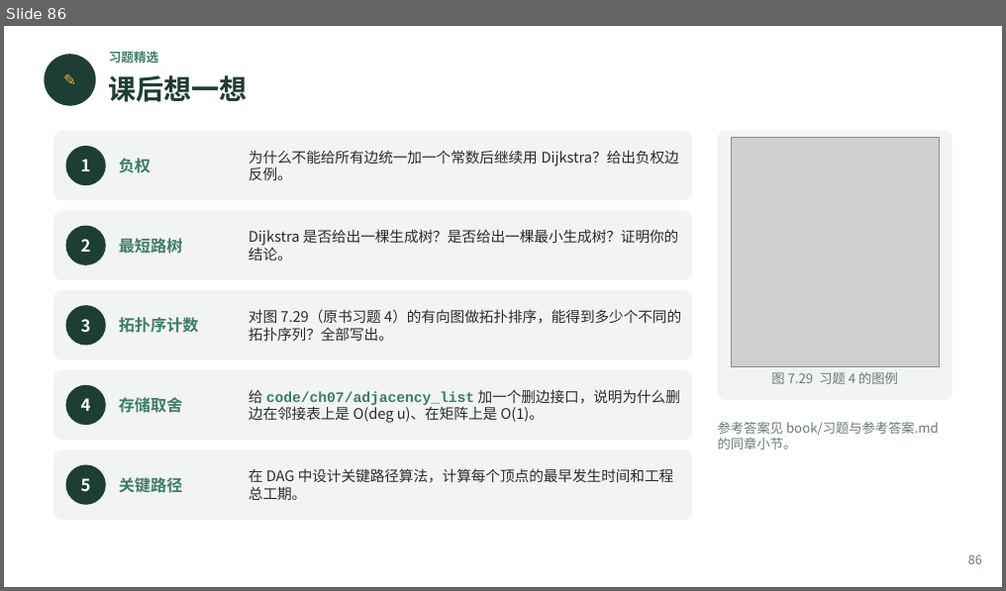
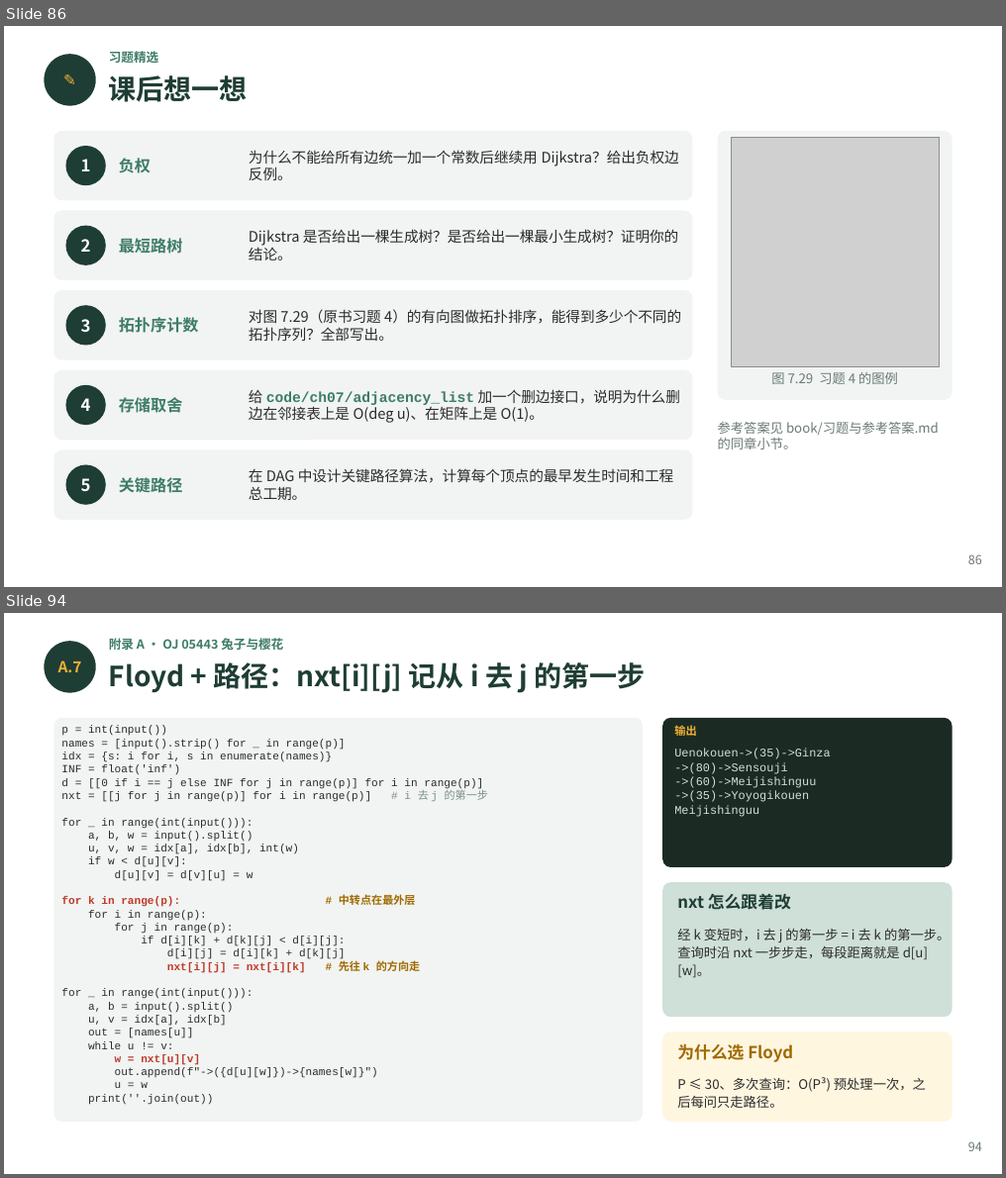
Before and after one commit to GMyhf/2026fall-cs201, a slide deck: courseware/202609_DSA_07_Graph.pptx. Shown one above the other, each under a label of ours: slide 86 before the commit, slides 86 and 94 after it; the slides between them are not shown. The pictures are 1006x591 and 1006x1178 pixels, drawn with LibreOffice and Linux fonts; fonts in the diff are those of the drawing; grey boxes stand for pictures. Boxes give left, top, right and bottom in pixels: in the first picture for what was removed or moved away, otherwise in the second. Text is boxed around its words. In the diff, an @@ line names an element or a change of style, - is before the commit and + after.

```diff
--- a/courseware/202609_DSA_07_Graph.pptx
+++ b/courseware/202609_DSA_07_Graph.pptx
@@ slide 94 added at box(4, 613, 1002, 1174), background #FFFFFF @@
@@ ellipse added at box(44, 641, 96, 693), fill #1E3D34 @@
@@ text added at box(109, 638, 283, 650), 9 pt, text #3E7C68, bold @@
+附录 A · OJ 05443 兔子与樱花
@@ text added at box(58, 661, 82, 672), 11 pt, text #F2B134, bold @@
+A.7
@@ text added at box(109, 663, 646, 693), 20 pt, text #1E3D34, bold @@
+Floyd + 路径：nxt[i][j] 记从 i 去 j 的第一步
@@ rounded rectangle added at box(54, 718, 643, 1122), fill #F1F4F2 @@
@@ text added at box(61, 726, 488, 1105), 7.9 pt, text #2B2B2B @@
+p = int(input())
+names = [input().strip() for _ in range(p)]
+idx = {s: i for i, s in enumerate(names)}
+INF = float('inf')
+d = [[0 if i == j else INF for j in range(p)] for i in range(p)]
+nxt = [[j for j in range(p)] for i in range(p)] # i 去 j 的第一步
+for _ in range(int(input())):
+a, b, w = input().split()
+u, v, w = idx[a], idx[b], int(w)
+if w < d[u][v]:
+d[u][v] = d[v][u] = w
+for k in range(p): # 中转点在最外层
+for i in range(p):
+for j in range(p):
+if d[i][k] + d[k][j] < d[i][j]:
+d[i][j] = d[i][k] + d[k][j]
+nxt[i][j] = nxt[i][k] # 先往 k 的方向走
+for _ in range(int(input())):
+a, b = input().split()
+u, v = idx[a], idx[b]
+out = [names[u]]
+while u != v:
+w = nxt[u][v]
+out.append(f"->({d[u][w]})->{names[w]}")
+u = w
+print(''.join(out))
@@ rounded rectangle added at box(662, 718, 952, 867), fill #1B2B24 @@
@@ text added at box(674, 723, 696, 738), 8 pt, text #F2B134, bold @@
+输出
@@ text added at box(674, 749, 830, 817), 8.5 pt, text #CFE0D8 @@
+Uenokouen->(35)->Ginza
+->(80)->Sensouji
+->(60)->Meijishinguu
+->(35)->Yoyogikouen
+Meijishinguu
@@ rounded rectangle added at box(662, 882, 952, 1017), fill #CFE0D8 @@
@@ text added at box(677, 894, 791, 910), 12 pt, text #1E3D34, bold @@
+nxt 怎么跟着改
@@ text added at box(677, 929, 949, 978), 9.5 pt, text #2B2B2B @@
+经 k 变短时，i 去 j 的第一步 = i 去 k 的第一步。查询时沿 nxt 一步步走，每段距离就是 d[u][w]。
@@ rounded rectangle added at box(662, 1032, 952, 1122), fill #FFF6E0 @@
@@ text added at box(677, 1044, 793, 1062), 12 pt, text #A06A00, bold @@
+为什么选 Floyd
@@ text added at box(677, 1077, 926, 1108), 9.5 pt, text #2B2B2B @@
+P ≤ 30、多次查询：O(P³) 预处理一次，之后每问只走路径。
@@ text added at box(968, 1142, 982, 1152), 9 pt, text #6B7B74 @@
+94
```
Also in this commit, not shown: 2 slides changed, 8 other slides added, 2 other files.
